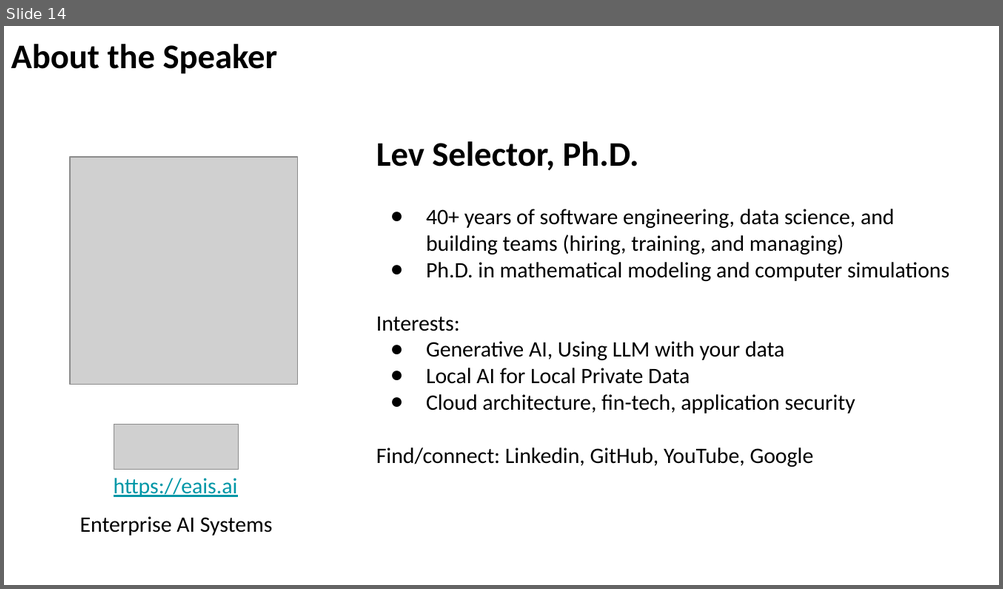
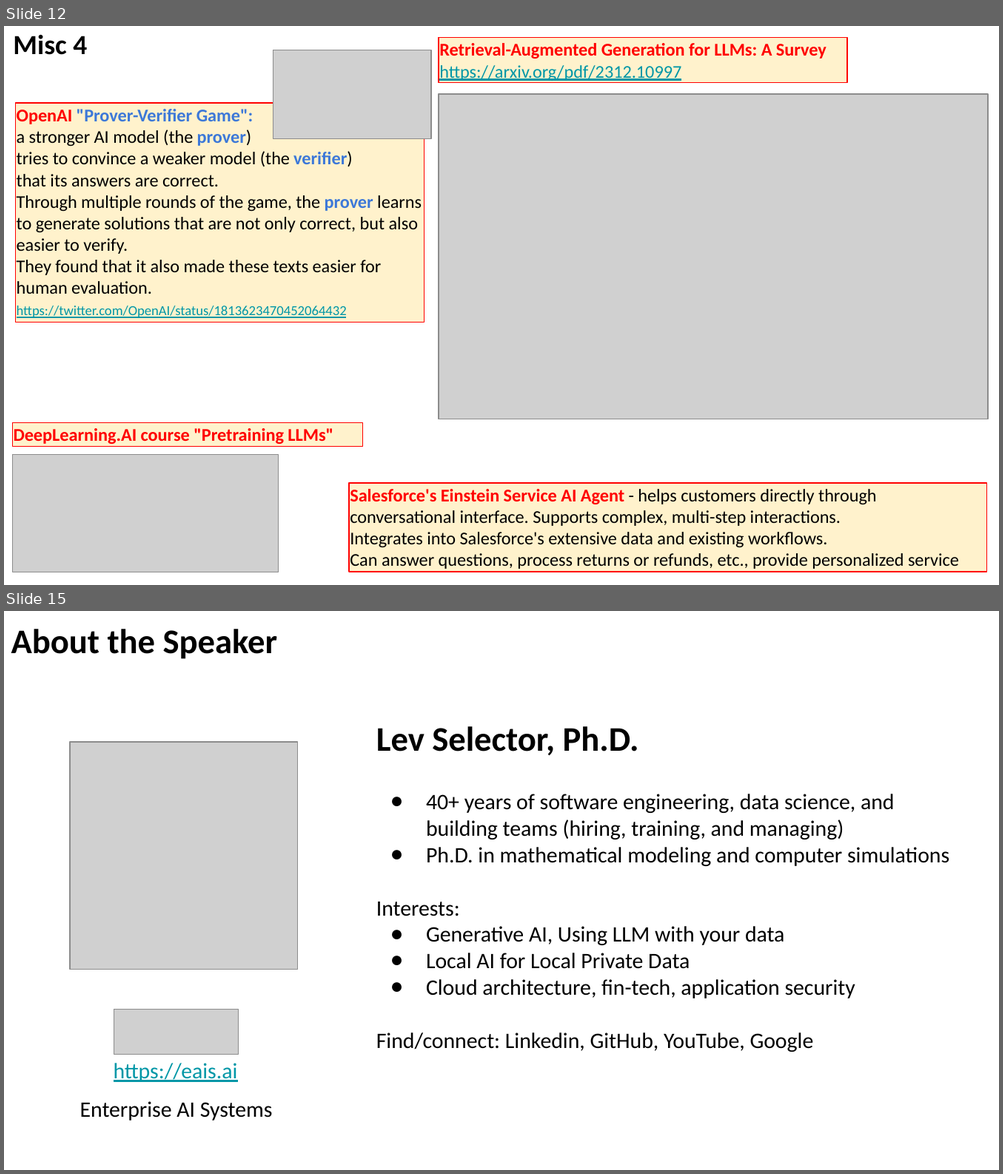
Before and after one commit to lselector/seminar, a slide deck: 2024/2024-07-18-AI-Updates.pptx. Shown one above the other, each under a label of ours: slide 14 before the commit, slides 12 and 15 after it; the slides between them are not shown. The pictures are 1003x589 and 1003x1174 pixels, drawn with LibreOffice and Linux fonts; fonts in the diff are those of the drawing; grey boxes stand for pictures. Boxes give left, top, right and bottom in pixels: in the first picture for what was removed or moved away, otherwise in the second. Text is boxed around its words. In the diff, an @@ line names an element or a change of style, - is before the commit and + after.

```diff
--- a/2024/2024-07-18-AI-Updates.pptx
+++ b/2024/2024-07-18-AI-Updates.pptx
@@ slide 12 added at (4,26,999,585), background #FFFFFF @@
@@ text added at (13,34,87,55), 20 pt, text #000000, bold @@
+Misc 4
@@ rectangle added at (438,37,848,83), fill #FFF2CC, outline #FF0000 0.75 pt, 13 pt, text #FF0000, bold @@
+Retrieval-Augmented Generation for LLMs: A Survey
+https://arxiv.org/pdf/2312.10997
@@ picture added at (273,50,431,139) @@
@@ rectangle added at (15,102,424,323), fill #FFF2CC, outline #FF0000 0.75 pt, 13 pt, text #000000 @@
+OpenAI "Prover-Verifier Game":
+a stronger AI model (the prover)
+tries to convince a weaker model (the verifier)
+that its answers are correct.
+Through multiple rounds of the game, the prover learns to generate solutions that are not only correct, but also easier to verify.
+They found that it also made these texts easier for human evaluation.
+https://twitter.com/OpenAI/status/1813623470452064432
@@ picture added at (438,95,987,420) @@
@@ rectangle added at (12,423,362,447), fill #FFF2CC, outline #FF0000 0.75 pt, 13 pt, text #FF0000, bold @@
+DeepLearning.AI course "Pretraining LLMs"
@@ picture added at (12,454,278,572) @@
@@ rectangle added at (349,483,987,573), fill #FFF2CC, outline #FF0000 0.75 pt, 13 pt, text #000000 @@
+Salesforce's Einstein Service AI Agent - helps customers directly through conversational interface. Supports complex, multi-step interactions.
+Integrates into Salesforce's extensive data and existing workflows.
+Can answer questions, process returns or refunds, etc., provide personalized service
@@ what was slide 14 is now slide 15 @@
```
Also in this commit, not shown: 5 slides changed, 1 other slide added, 1 slide removed.
